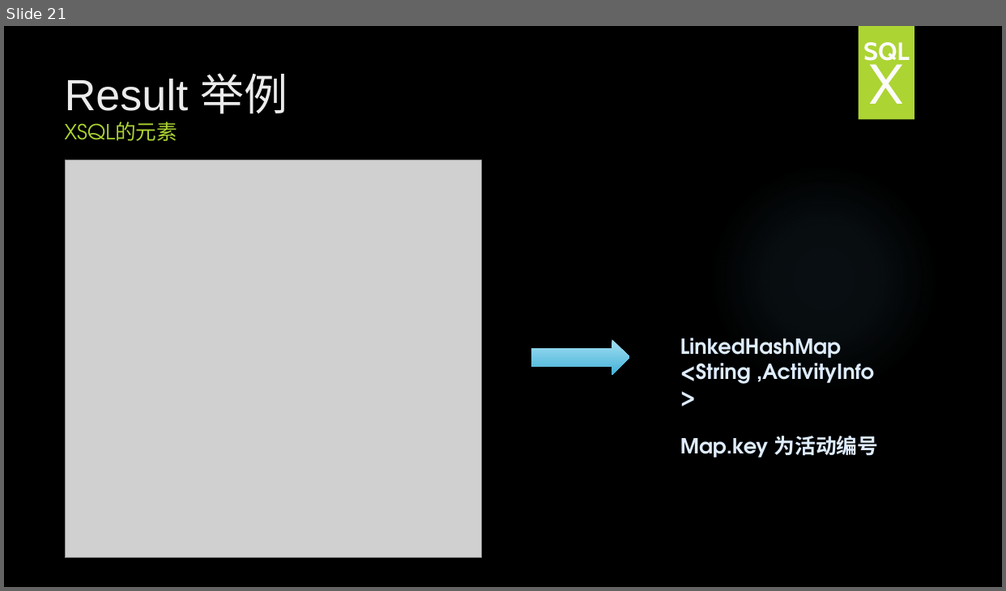
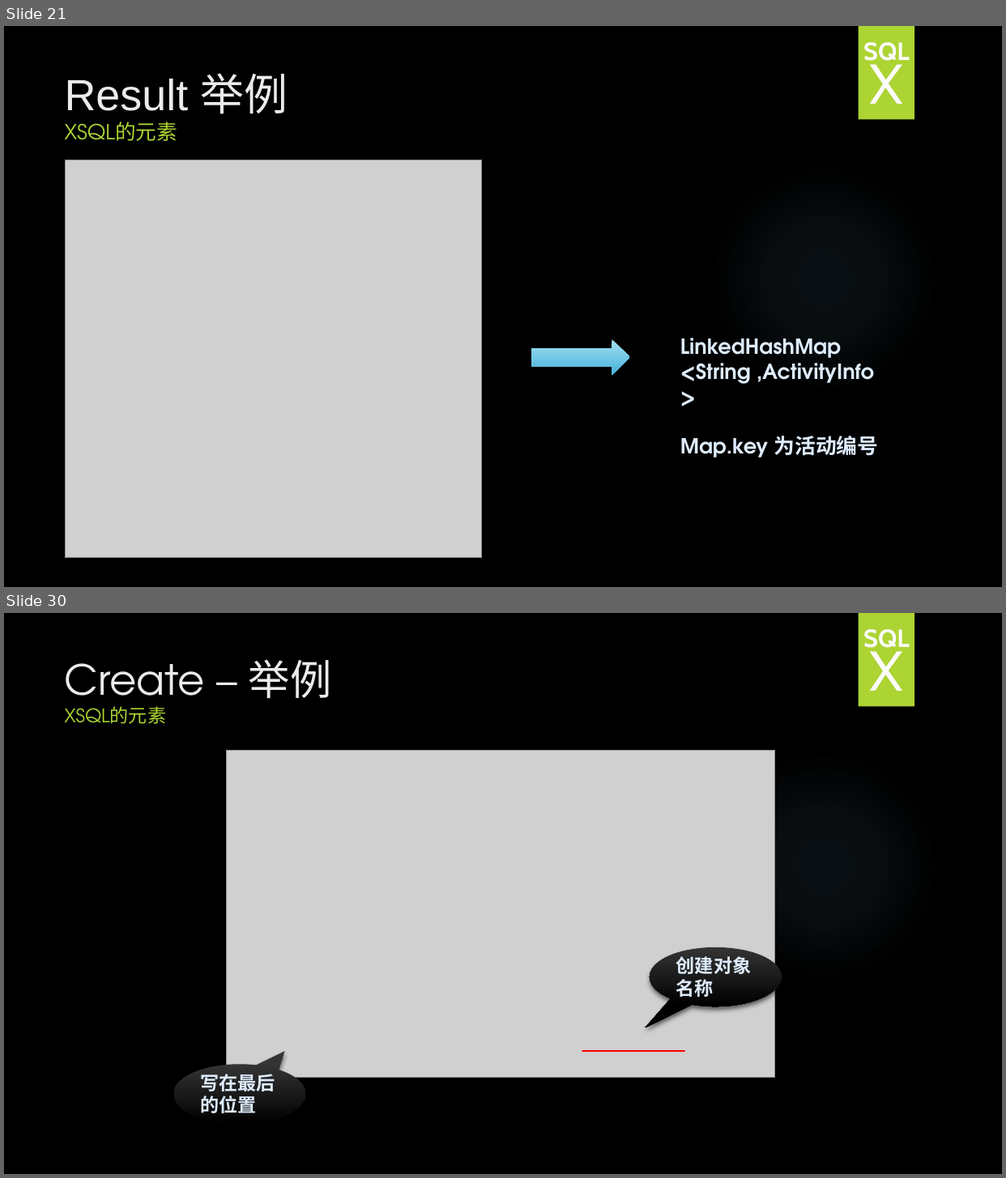
Before and after one commit to HY-ZhengWei/hy.common.XJava, a slide deck: doc/XSQL技术交流.pptx. Shown one above the other, each under a label of ours: slide 21 before the commit, slides 21 and 30 after it; the slides between them are not shown. The pictures are 1006x591 and 1006x1178 pixels, drawn with LibreOffice and Linux fonts; fonts in the diff are those of the drawing; grey boxes stand for pictures; background and template pictures are left out. Boxes give left, top, right and bottom in pixels: in the first picture for what was removed or moved away, otherwise in the second. Text is boxed around its words. In the diff, an @@ line names an element or a change of style, - is before the commit and + after.

```diff
--- a/doc/XSQL技术交流.pptx
+++ b/doc/XSQL技术交流.pptx
@@ slide 30 added at (x1=4, y1=613, x2=1002, y2=1174), background picture (left out); not listed: 2 template elements that a slide beside it also shows @@
@@ text added at (x1=863, y1=629, x2=910, y2=653), 24 pt, text pattern #EBEBEB on #FBFBFB, bold @@
+SQL
@@ title added at (x1=65, y1=659, x2=332, y2=724), 40 pt, text #EBEBEB @@
+Create – 举例
+XSQL的元素
@@ text added at (x1=869, y1=643, x2=903, y2=691), 54 pt, text pattern #EBEBEB on #FBFBFB @@
+X
@@ picture added at (x1=226, y1=750, x2=774, y2=1078) @@
@@ speech bubble added at (x1=650, y1=948, x2=781, y2=1007), fill gradient #353535 to #000000, 18 pt, text #DEECFD, bold @@
+创建对象名称
@@ speech bubble added at (x1=174, y1=1064, x2=305, y2=1123), fill gradient #353535 to #000000, 18 pt, text #DEECFD, bold @@
+写在最后的位置
@@ line added from (582, 1051) to (684, 1051), #FF0000 1.5 pt @@
```
Also in this commit, not shown: 5 slides changed, 5 other slides added.
